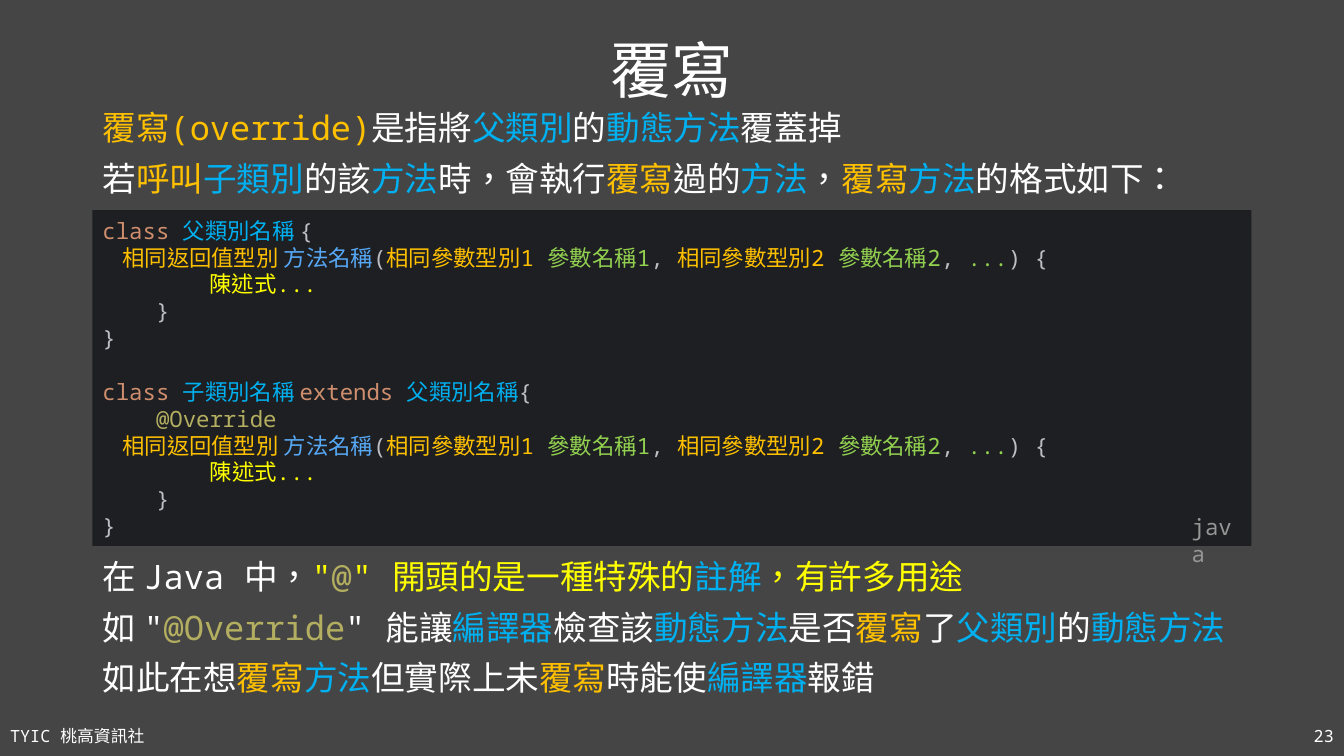
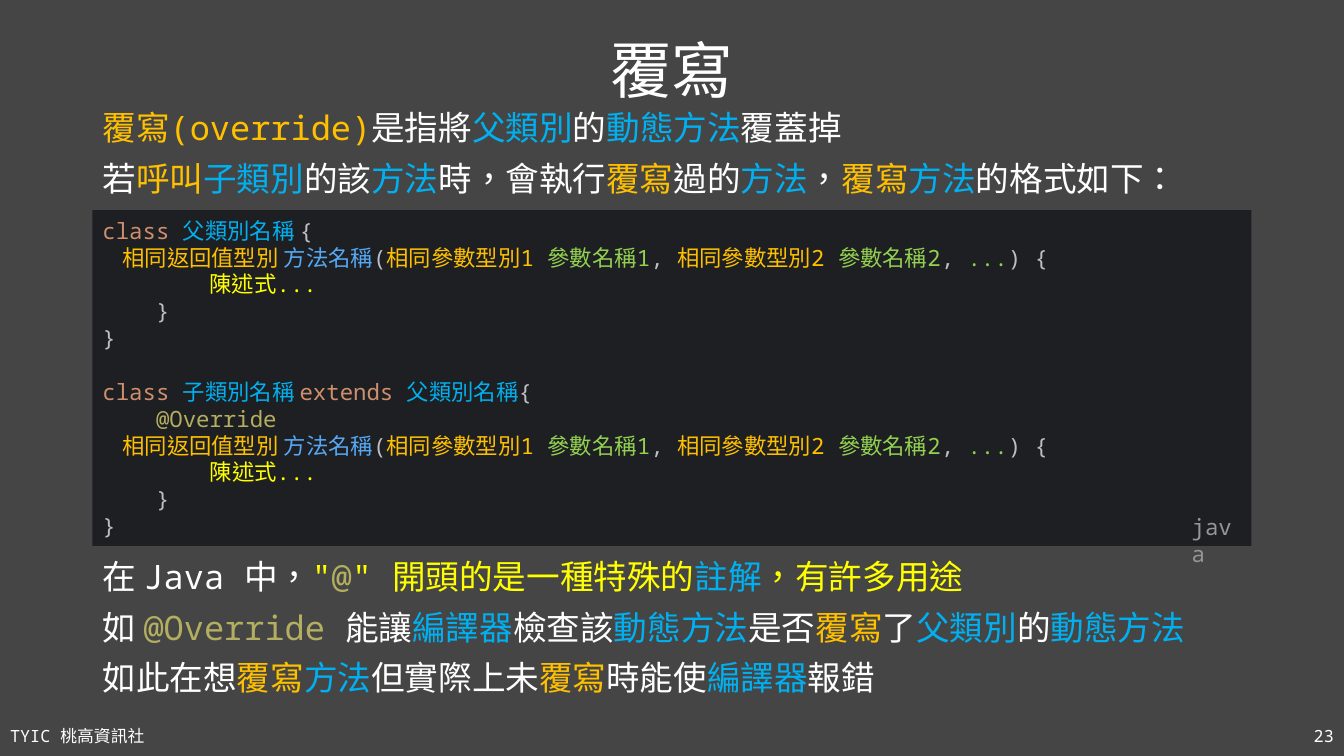
Before and after one commit to TYSHIC/slides, a slide deck: slide 23 of ppt/08_類別與物件.pptx. Drawn at 1344x756 pixels with LibreOffice and Linux fonts; fonts in the diff are those of the drawing. Boxes give left, top, right and bottom in pixels: in the first picture for what was removed or moved away, otherwise in the second. Text is boxed around its words. In the diff, an @@ line names an element or a change of style, - is before the commit and + after.

```diff
--- a/ppt/08_類別與物件.pptx
+++ b/ppt/08_類別與物件.pptx
@@ text at (x1=102, y1=611, x2=1185, y2=643): text changed @@
-如 "@Override" 能讓編譯器檢查該動態方法是否覆寫了父類別的動態方法
+如 @Override 能讓編譯器檢查該動態方法是否覆寫了父類別的動態方法
```
Also in this commit, not shown: 8 other slides changed, 2 slides added, 3 other files.
